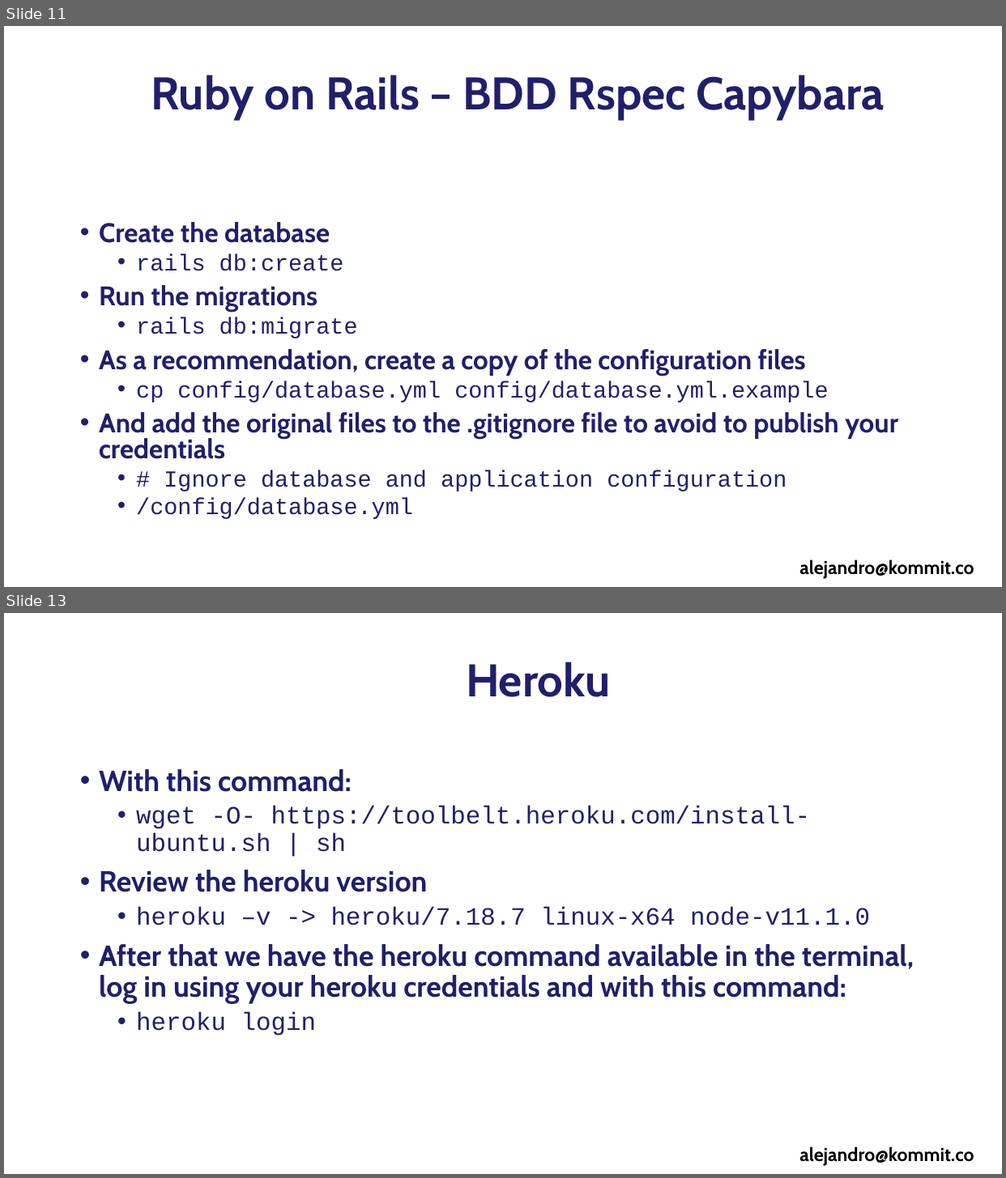
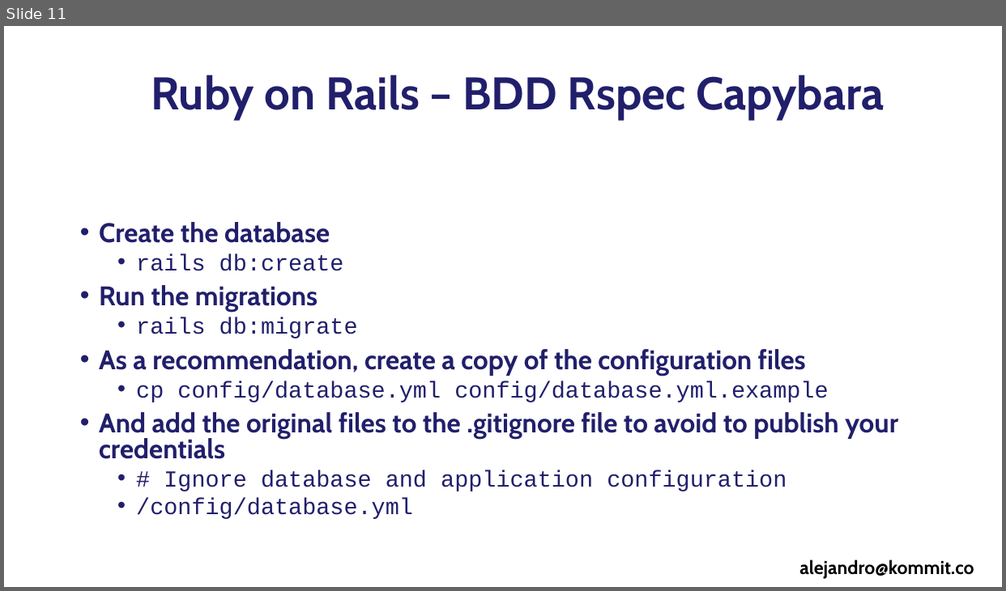
Before and after one commit to alejandrotoro/RubyOnRailsCourse, a slide deck: Section 2 - Installation Code Any Where.pptx. Shown one above the other, each under a label of ours: slides 11 and 13 before the commit, slide 11 after it; the slides between them are not shown. The pictures are 1006x1178 and 1006x591 pixels, drawn with LibreOffice and Linux fonts; fonts in the diff are those of the drawing; background and template pictures are left out. Boxes give left, top, right and bottom in pixels: in the first picture for what was removed or moved away, otherwise in the second. Text is boxed around its words. In the diff, an @@ line names an element or a change of style, - is before the commit and + after.

Commit message:
Update the slides with the new commands and add the plain text files

```diff
--- a/Section 2 - Installation Code Any Where.pptx
+++ b/Section 2 - Installation Code Any Where.pptx
@@ slide 13 removed at [4, 613, 1002, 1174], background #FFFFFF @@
@@ title removed at [466, 662, 611, 697] @@
-Heroku
@@ text removed at [99, 769, 914, 1036] @@
-• With this command:
-  • wget -O- https://toolbelt.heroku.com/install-ubuntu.sh | sh
-• Review the heroku version
-  • heroku –v -> heroku/7.18.7 linux-x64 node-v11.1.0
-• After that we have the heroku command available in the terminal, log in using your heroku credentials and with this command:
-  • heroku login
@@ text removed at [799, 1147, 974, 1166] @@
-alejandro@kommit.co
```
Also in this commit, not shown: 2 slides changed, 1 other slide removed, 3 other files.
